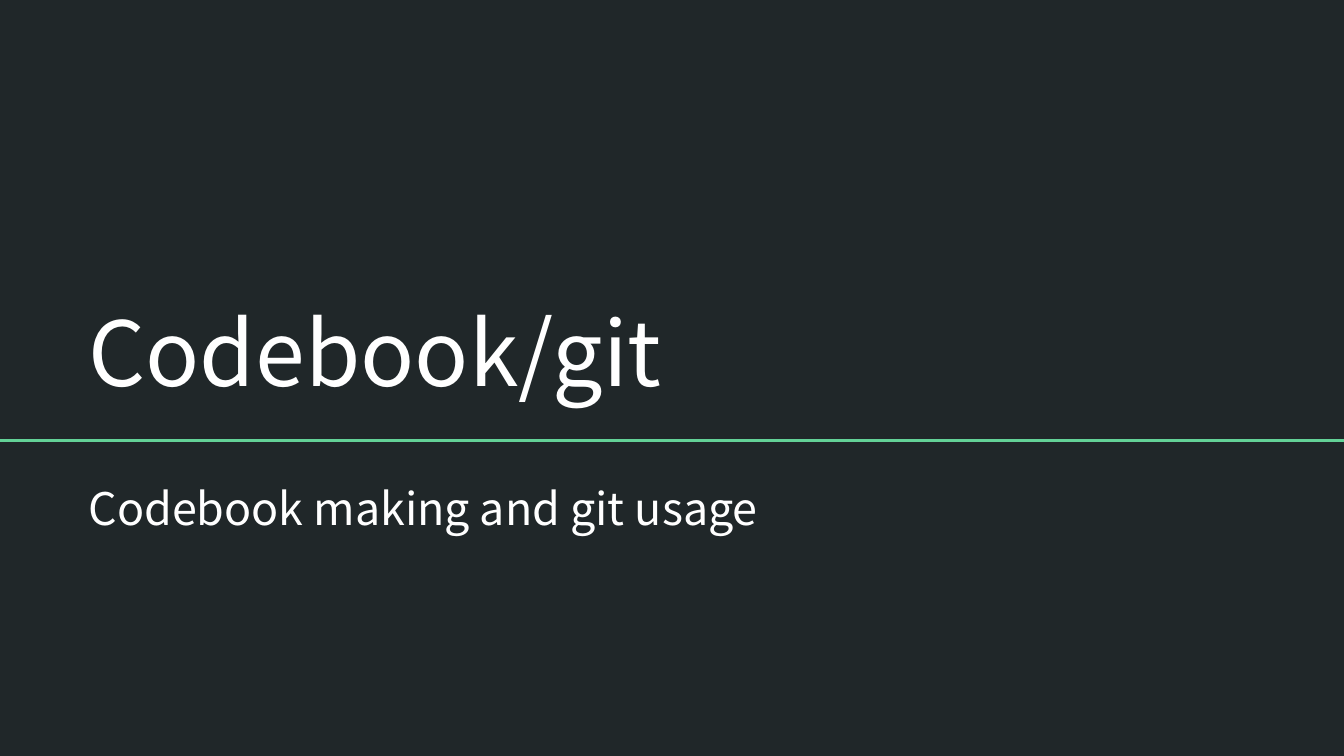
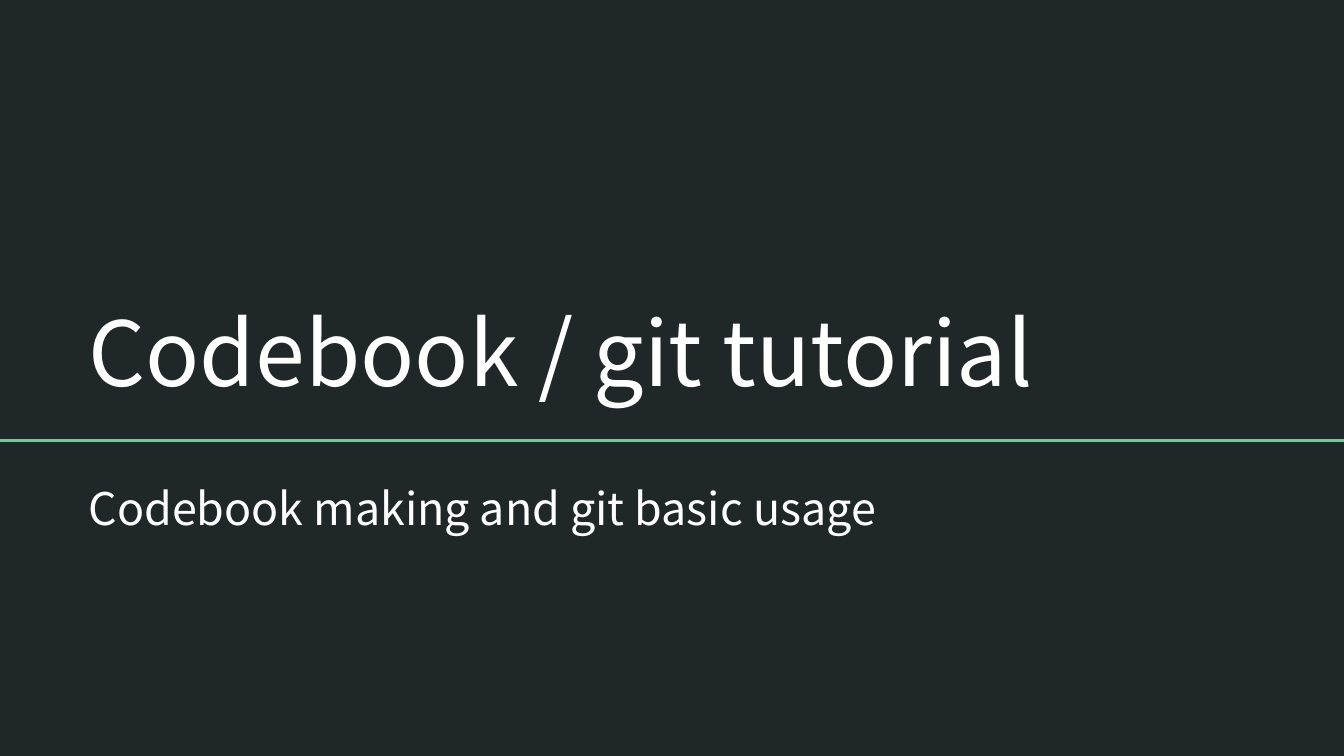
Before and after one commit to huskyhello/NTPU_codebook, a slide deck: slide 1 of codebook_tutorial.pptx. Drawn at 1344x756 pixels with LibreOffice and Linux fonts; fonts in the diff are those of the drawing. Boxes give left, top, right and bottom in pixels: in the first picture for what was removed or moved away, otherwise in the second. Text is boxed around its words. In the diff, an @@ line names an element or a change of style, - is before the commit and + after.

```diff
--- a/codebook_tutorial.pptx
+++ b/codebook_tutorial.pptx
@@ title at (88,314,1033,409): text changed @@
-Codebook/git
+Codebook / git tutorial
@@ subtitle at (88,489,876,536): text changed @@
-Codebook making and git usage
+Codebook making and git basic usage
```
Also in this commit, not shown: 10 other slides changed, 3 slides added, 7 other files.
